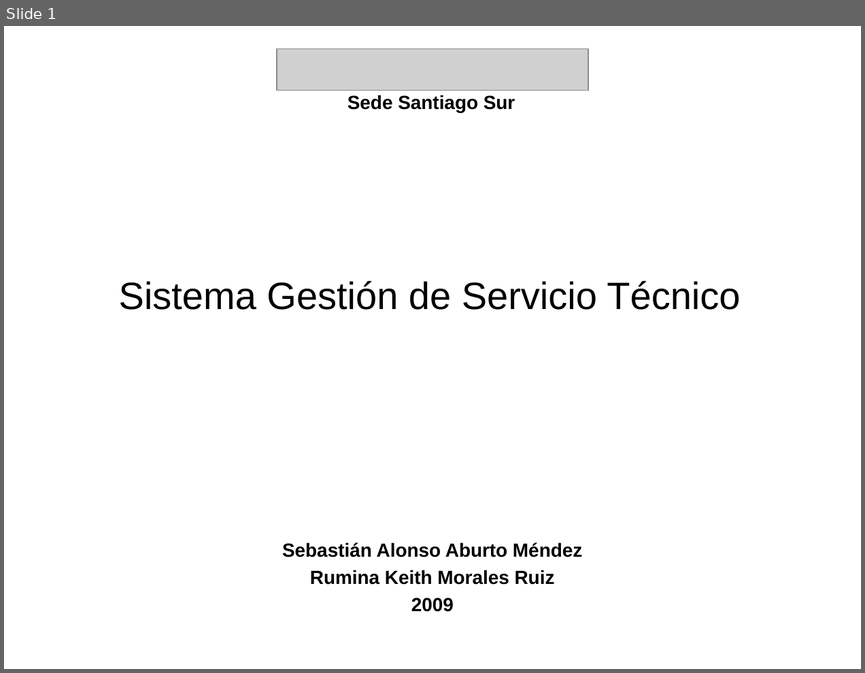
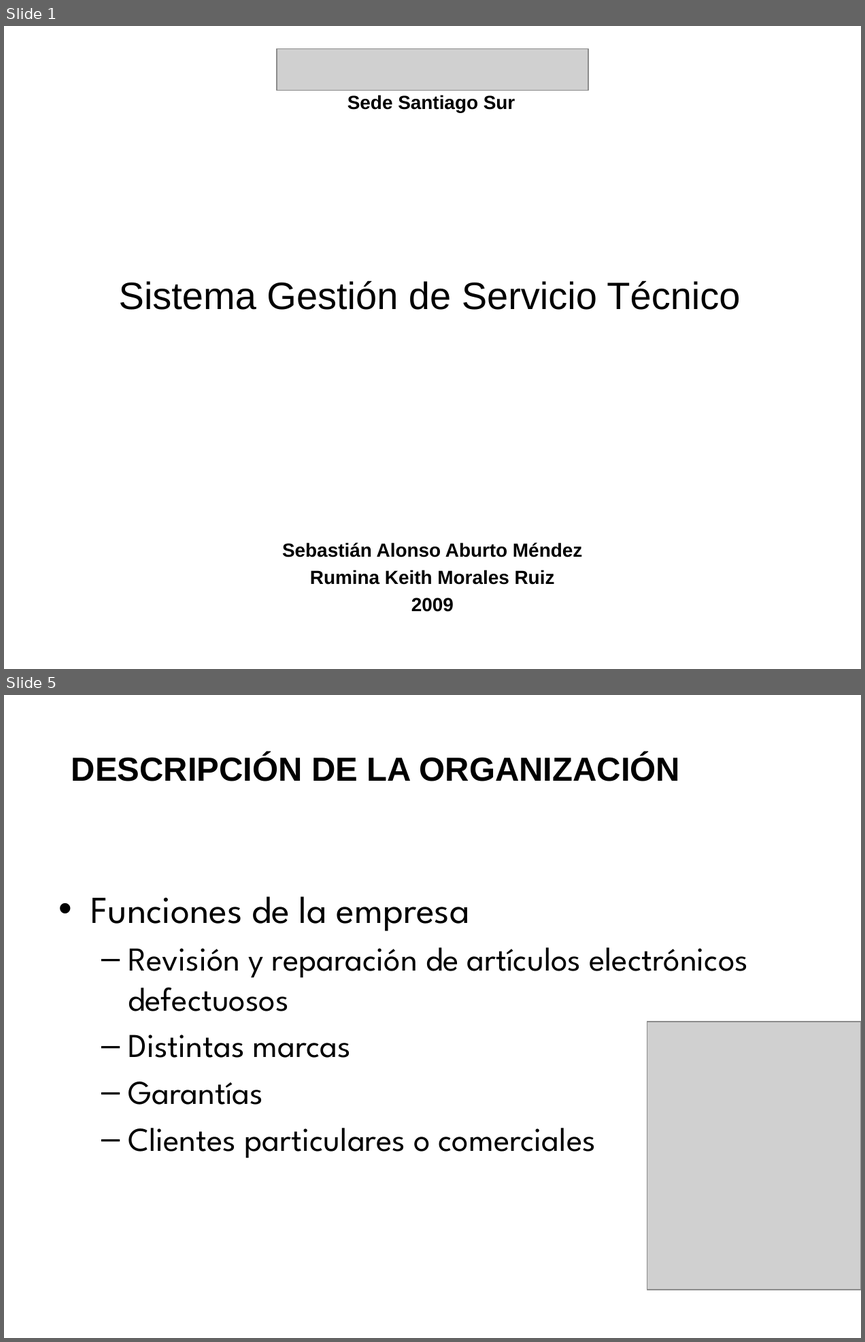
Before and after one commit to saburto/sigset, a slide deck: sigset/documentos/Documentos finales/Presentacion.pptx. Shown one above the other, each under a label of ours: slide 1 before the commit, slides 1 and 5 after it; the slides between them are not shown. The pictures are 865x673 and 865x1342 pixels, drawn with LibreOffice and Linux fonts; fonts in the diff are those of the drawing; grey boxes stand for pictures; background and template pictures are left out. Boxes give left, top, right and bottom in pixels: in the first picture for what was removed or moved away, otherwise in the second. Text is boxed around its words. In the diff, an @@ line names an element or a change of style, - is before the commit and + after.

```diff
--- a/sigset/documentos/Documentos finales/Presentacion.pptx
+++ b/sigset/documentos/Documentos finales/Presentacion.pptx
@@ slide 5 added at (4,695,861,1338), background picture (left out) @@
@@ text added at (71,754,680,781), 28 pt, text #000000, bold @@
+DESCRIPCIÓN DE LA ORGANIZACIÓN
@@ text added at (90,896,748,1158), 28 pt, text #000000 @@
+• Funciones de la empresa
+  – Revisión y reparación de artículos electrónicos defectuosos
+  – Distintas marcas
+  – Garantías
+  – Clientes particulares o comerciales
@@ picture added at (647,1021,861,1289) @@
```
Also in this commit, not shown: 3 slides changed, 23 other slides added, 1 slide removed.
